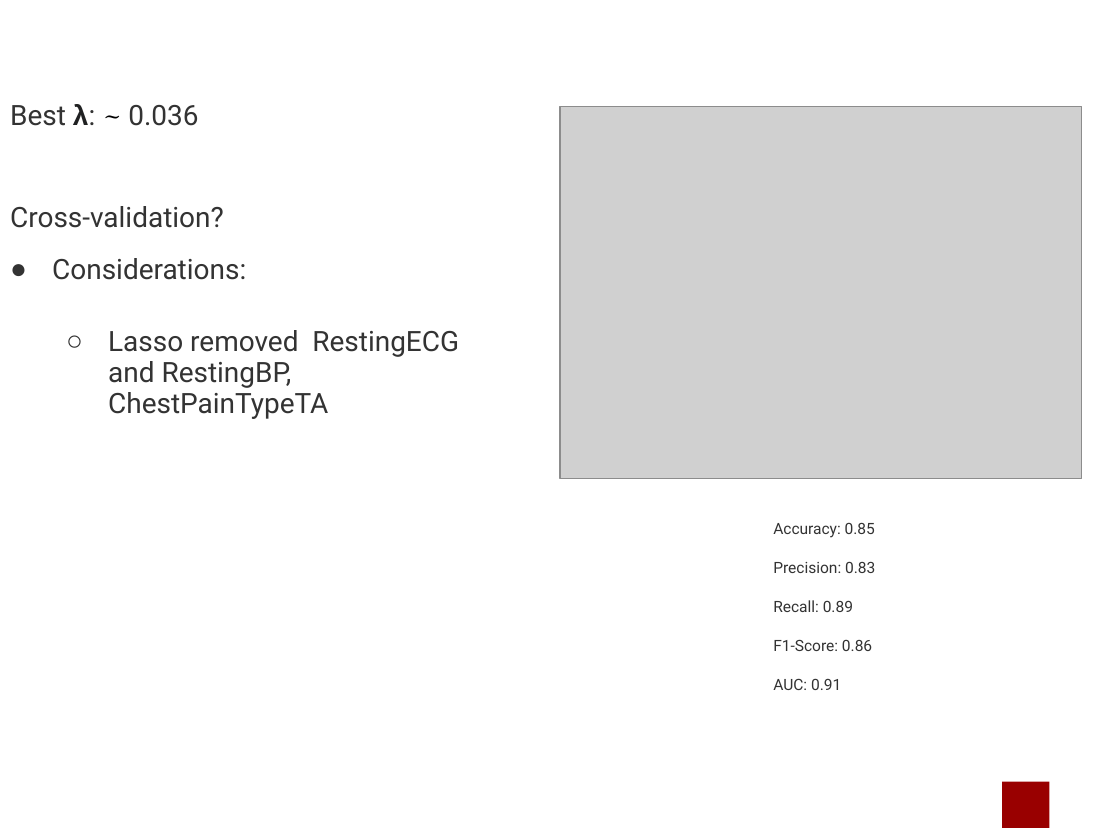
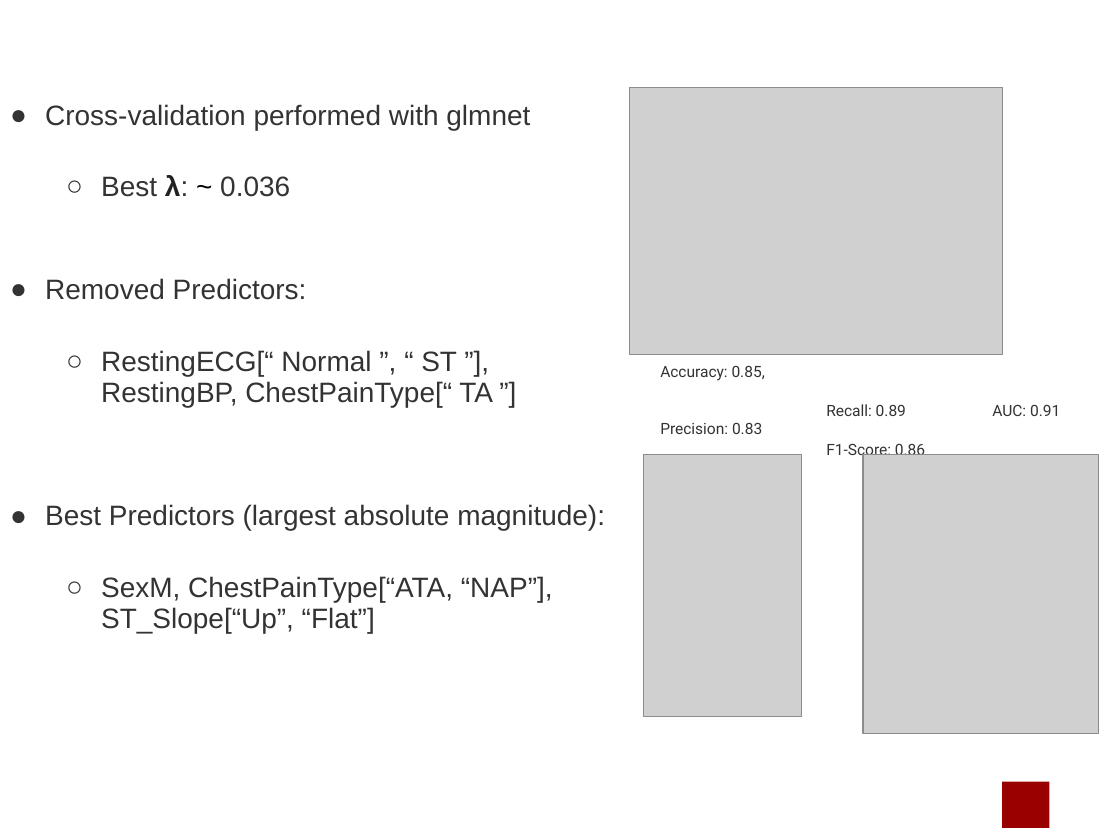
Before and after one commit to marcouderzo/CoronaryHeartDisease-Prediction, a slide deck: slide 15 of slides.pptx. Drawn at 1120x840 pixels with LibreOffice and Linux fonts; fonts in the diff are those of the drawing; grey boxes stand for pictures; background and template pictures are left out. Boxes give left, top, right and bottom in pixels: in the first picture for what was removed or moved away, otherwise in the second. Text is boxed around its words. In the diff, an @@ line names an element or a change of style, - is before the commit and + after.

```diff
--- a/slides.pptx
+++ b/slides.pptx
@@ picture: place and size @@
-picture at <box>560,106,1082,479</box>
+picture at <box>629,88,1002,355</box>
@@ text at <box>45,104,530,130</box>: paragraph added @@
+● Cross-validation performed with glmnet
@@ text at <box>101,175,290,197</box>: font Roboto to Arial in "Best λ: 0.036"; font Cambria to Arial in "~"; bullet none to ○; list level 1 to 2 in "Best λ: ~ 0.036" @@
@@ text at <box>45,278,605,634</box>: text changed; font Roboto to Arial @@
-Cross-validation?
-● Considerations:
-  ○ Lasso removed RestingECG and RestingBP, ChestPainTypeTA
+● Removed Predictors:
+  ○ RestingECG[“ Normal ”, “ ST ”], RestingBP, ChestPainType[“ TA ”]
+● Best Predictors (largest absolute magnitude):
+  ○ SexM, ChestPainType[“ATA, “NAP”], ST_Slope[“Up”, “Flat”]
@@ text "Accuracy: 0.85,": place and size @@
-text "Accuracy: 0.85," at <box>773,523,875,690</box>
+text "Accuracy: 0.85," at <box>660,366,925,459</box>
@@ text "Accuracy: 0.85," at <box>660,366,925,459</box>: columns 1 to 3 @@
@@ text at <box>660,366,765,381</box>: text changed @@
-  Accuracy: 0.85
+  Accuracy: 0.85,
@@ picture added at <box>644,455,802,717</box> @@
@@ picture added at <box>862,455,1098,734</box> @@
```
Also in this commit, not shown: 11 other slides changed, 2 slides added, 2 other files.
